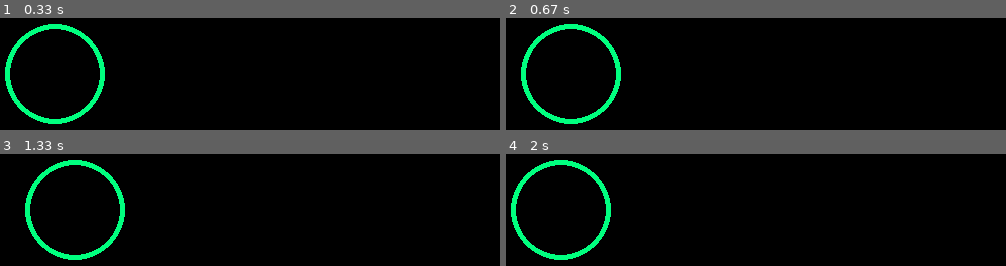
Above: before the commit, frames 1-4 (two rows, left to right).
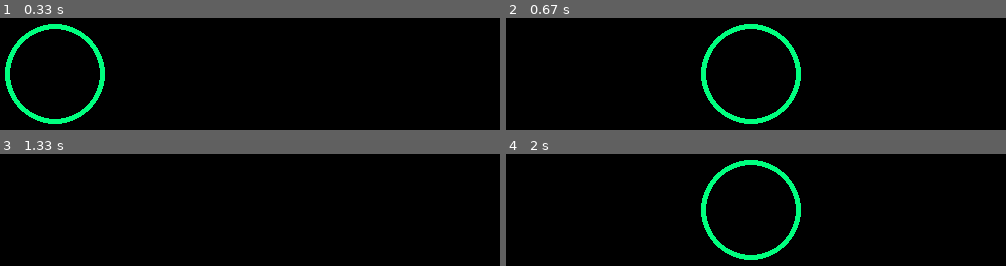
Above: after the commit, the same moments.

Repository: KaneZe/pygame_project
Game: pygame game, started from main.py
The game is run twice, just before and just after one commit, with the same random seed, the same clock (stepped at 60 frames per second) and the same inputs.
Inputs:
- Up to frame 1 (0.33 s): no input
- Up to frame 2 (0.67 s): hold Right from 0.33 s (still down)
- Up to frame 3 (1.33 s): release Right at 0.8 s; hold Right 0.83-1.3 s
- Up to frame 4 (2 s): hold Left 1.33-1.87 s; hold Left from 1.9 s (still down)

Frame 1 is identical in both runs. In frame 2, 5.3% of the frame differs, in the area x 3-59%, y 5-95%; in frame 3, 2.6%; in frame 4, 5.3%.

Commit message:
Created user interaction 2.0

Diff:
--- a/main.py
+++ b/main.py
@@ -13,6 +13,10 @@
 x = 55
 y = 100
 R = 50
+RIGHT = "right"
+LEFT = "left"
+STOP = "stop"
+motion = STOP
 
 # Создаем главное окно и объект класса Clock
 display = pygame.display.set_mode((DISPLAY_WIDTH, DISPLAY_HEIGHT))
@@ -21,7 +25,7 @@
 
 # Главная функция
 def main():
-    global x, speed_x
+    global x, speed_x, motion
     run = True
     while run:
         # Заполняем главное окно белым цветом
@@ -33,11 +37,13 @@
             # Обработчик для нажатия на крестик
             if event.type == pygame.QUIT:
                 return
-            elif event.type == pygame.KEYDOWN:
-                if event.key == pygame.K_RIGHT:
-                    x += speed_x
-                elif event.key == pygame.K_LEFT:
-                    x -= speed_x
+
+        # Берем кортеж клавиш
+        keys = pygame.key.get_pressed()
+        if keys[pygame.K_RIGHT]:
+            x += speed_x
+        elif keys[pygame.K_LEFT]:
+            x -= speed_x
 
         # Обновляем дисплей для отображения круга
         pygame.display.update()
